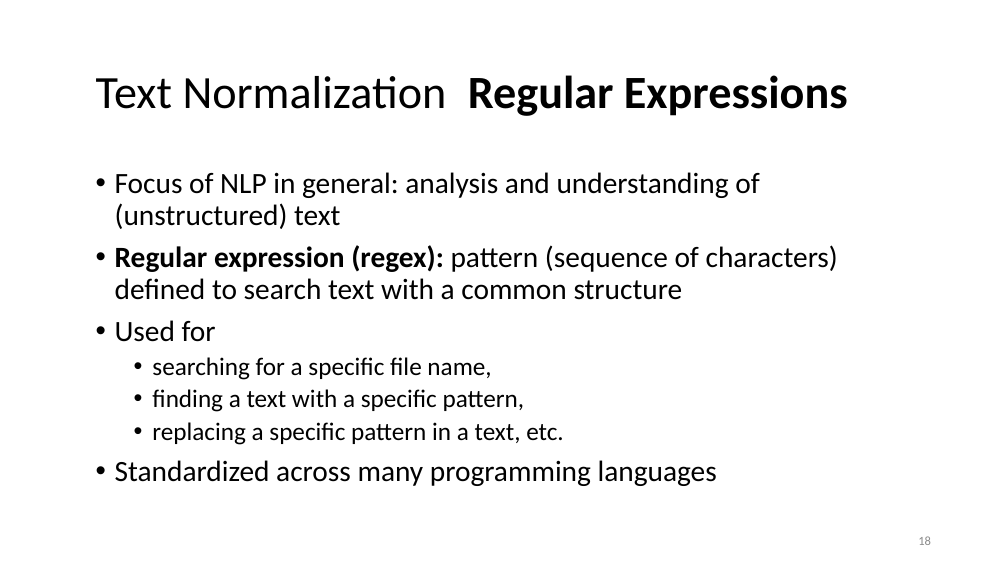
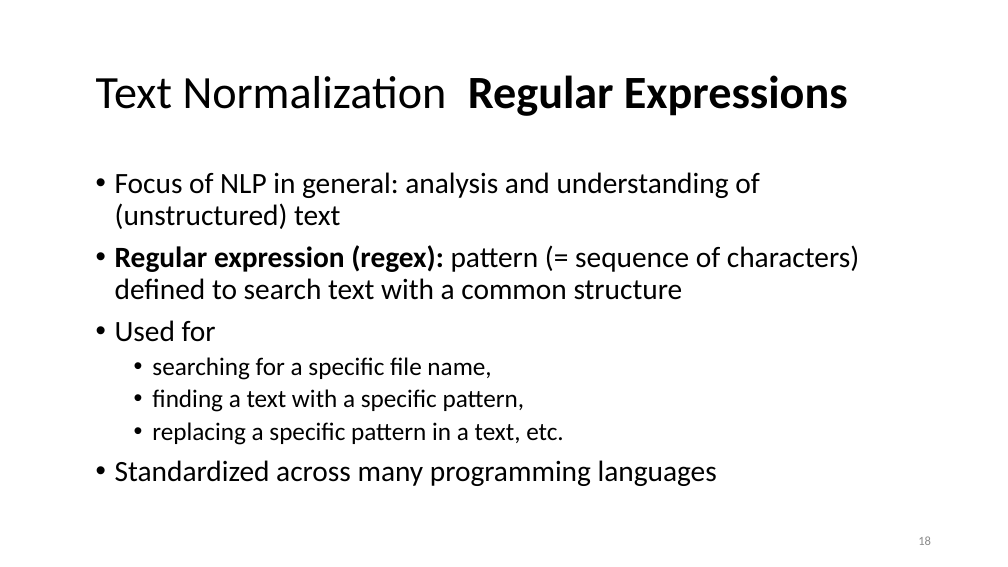
Before and after one commit to lisa-wm/consulting, a slide deck: slide 18 of 5_seminar/Contents_Part_02/slides/slides_II_1.pptx. Drawn at 1008x567 pixels with LibreOffice and Linux fonts; fonts in the diff are those of the drawing. Boxes give left, top, right and bottom in pixels: in the first picture for what was removed or moved away, otherwise in the second. Text is boxed around its words. In the diff, an @@ line names an element or a change of style, - is before the commit and + after.

```diff
--- a/5_seminar/Contents_Part_02/slides/slides_II_1.pptx
+++ b/5_seminar/Contents_Part_02/slides/slides_II_1.pptx
@@ text at [115, 245, 859, 300]: text changed @@
-• Regular expression (regex): pattern (sequence of characters) defined to search text with a common structure
+• Regular expression (regex): pattern (= sequence of characters) defined to search text with a common structure
```
Also in this commit, not shown: 13 other slides changed, 1 slide added, 1 slide removed, 4 other files.
